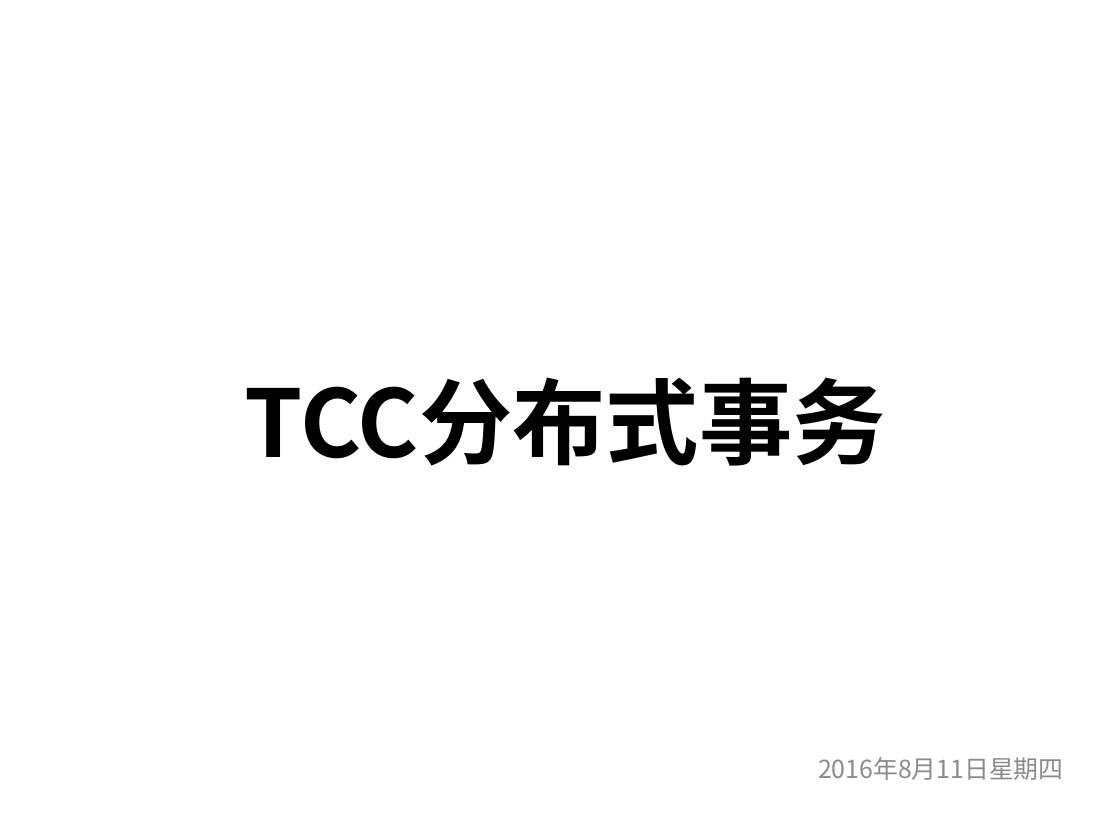
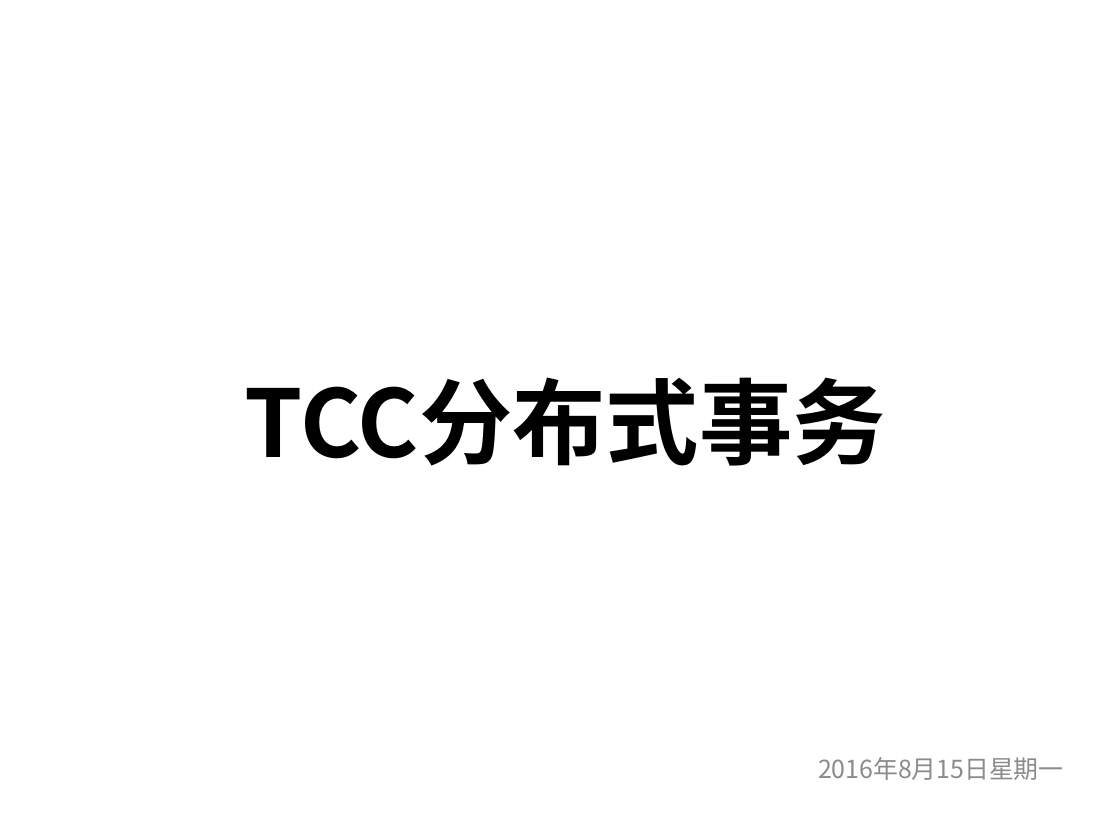
Before and after one commit to balancebeam/galaxy, a slide deck: slide 1 of galaxy-doc/分布式事务.pptx. Drawn at 1120x840 pixels with LibreOffice and Linux fonts; fonts in the diff are those of the drawing. Boxes give left, top, right and bottom in pixels: in the first picture for what was removed or moved away, otherwise in the second. Text is boxed around its words. In the diff, an @@ line names an element or a change of style, - is before the commit and + after.

```diff
--- a/galaxy-doc/分布式事务.pptx
+++ b/galaxy-doc/分布式事务.pptx
@@ text at (818, 757, 1063, 780): text changed @@
-2016年8月11日星期四
+2016年8月15日星期一
```
Also in this commit, not shown: 2 other slides changed, 1 slide added, 2 other files.
